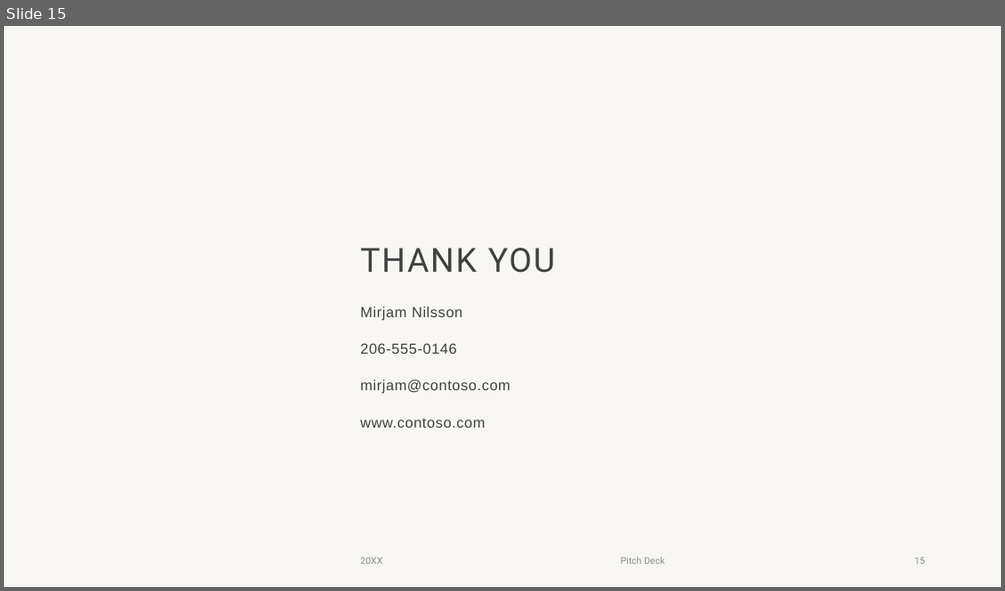
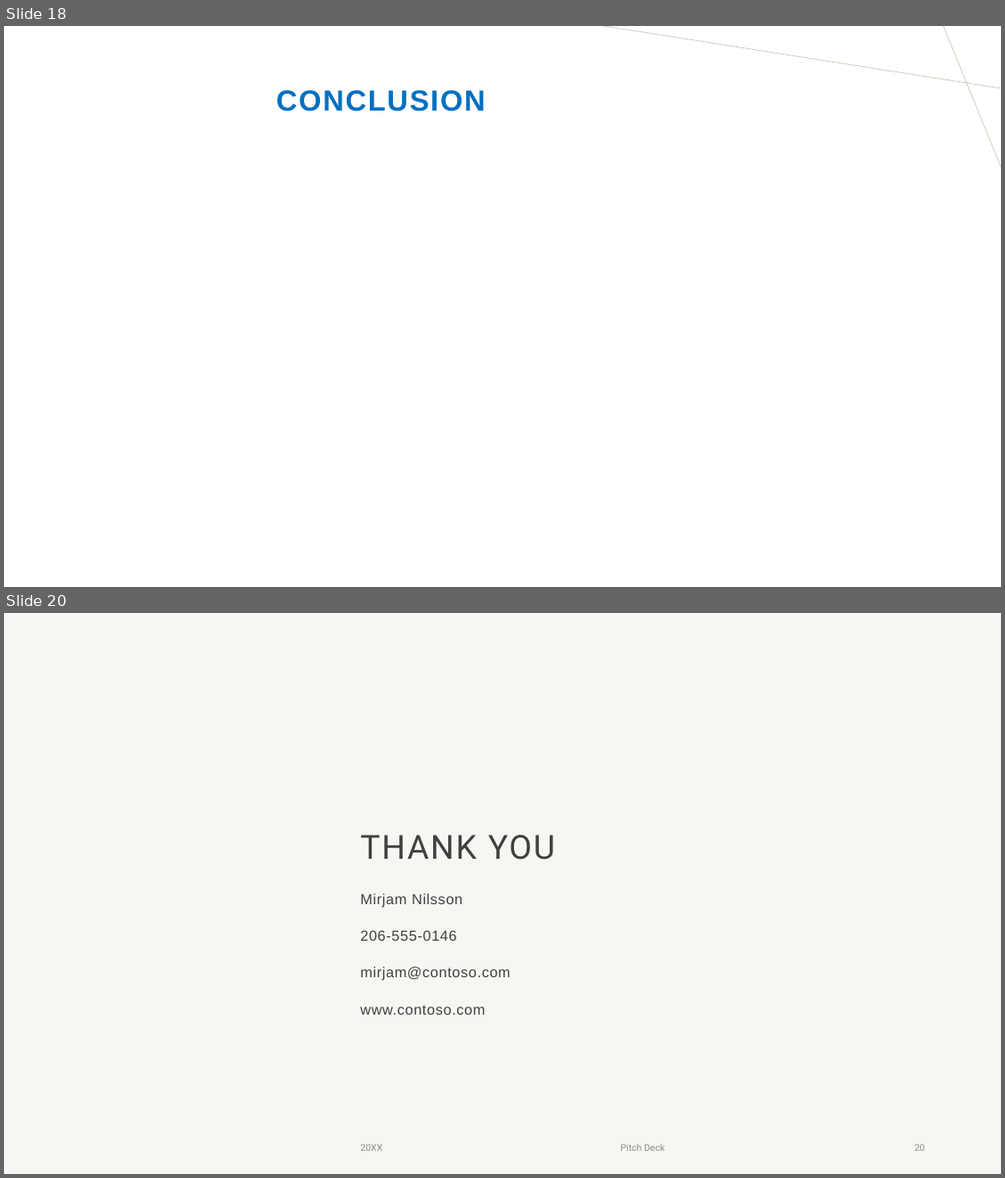
Before and after one commit to Christyy2/Projet-Final-ASI, a slide deck: Présentation-ASI.pptx. Shown one above the other, each under a label of ours: slide 15 before the commit, slides 18 and 20 after it; the slides between them are not shown. The pictures are 1005x591 and 1005x1178 pixels, drawn with LibreOffice and Linux fonts; fonts in the diff are those of the drawing; background and template pictures are left out. Boxes give left, top, right and bottom in pixels: in the first picture for what was removed or moved away, otherwise in the second. Text is boxed around its words. In the diff, an @@ line names an element or a change of style, - is before the commit and + after.

```diff
--- a/Présentation-ASI.pptx
+++ b/Présentation-ASI.pptx
@@ slide 18 added at box(4, 26, 1001, 587), background #FFFFFF @@
@@ line added from (1001, 88) to (604, 26), #C6BFA9 0.5 pt @@
@@ line added from (943, 26) to (1001, 168), #C6BFA9 0.5 pt @@
@@ title added at box(276, 90, 485, 111), 28 pt, text #0070C0, bold @@
+CONCLUSION
@@ what was slide 15 is now slide 20 @@
@@ page number at box(914, 1143, 925, 1151): text changed @@
-15
+20
```
Also in this commit, not shown: 9 slides changed, 5 other slides added, 1 slide removed.
